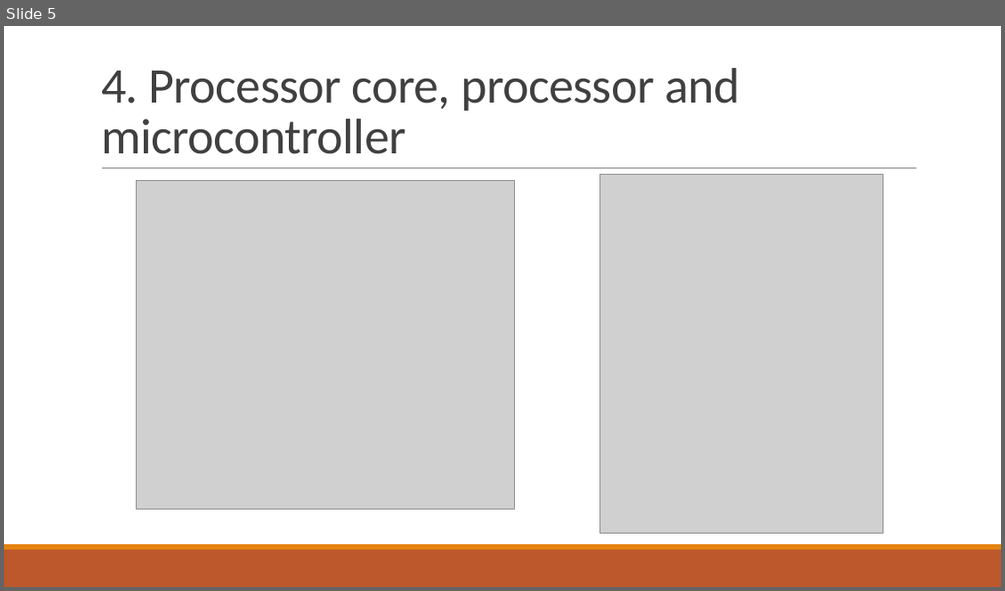
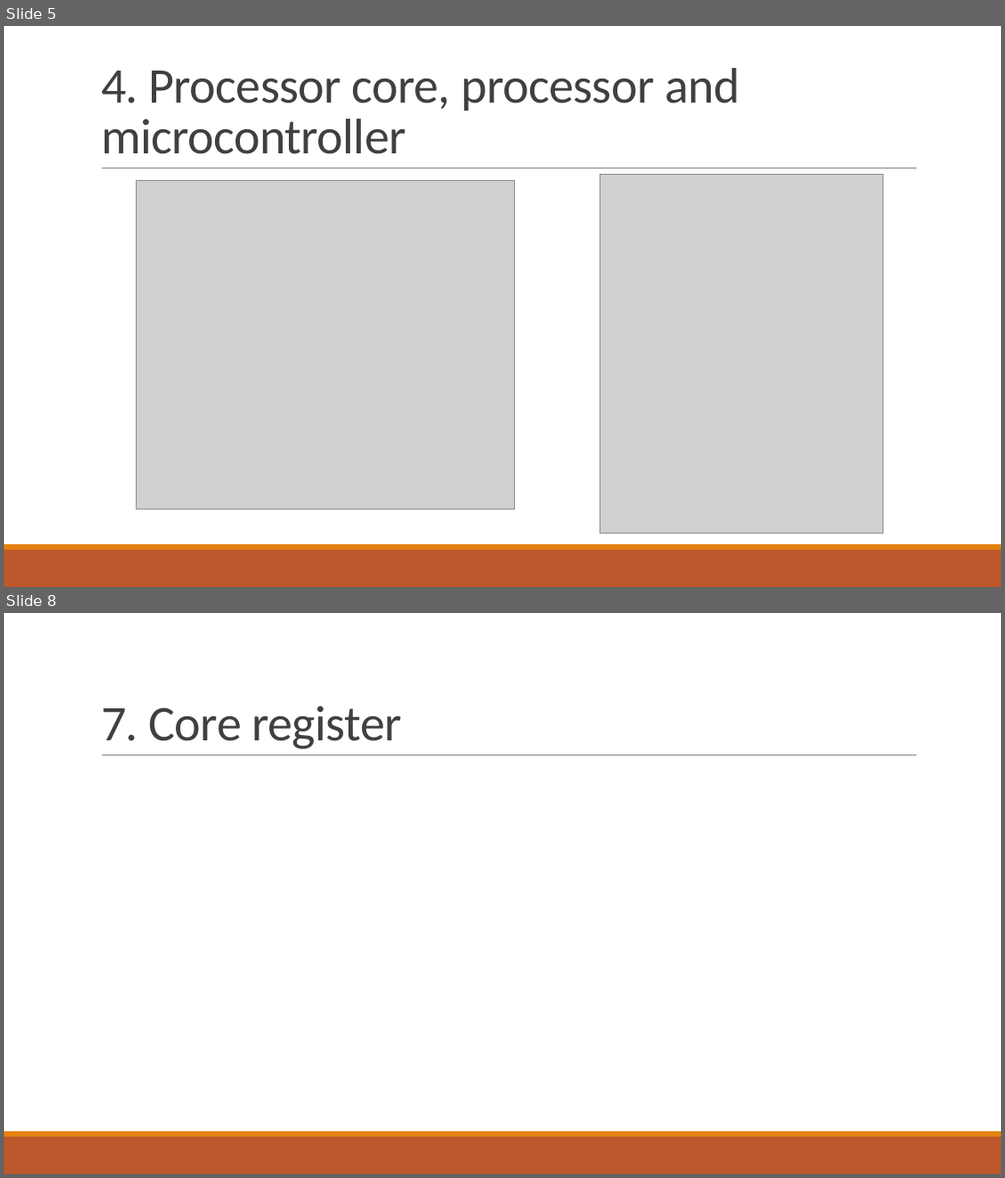
Before and after one commit to trungpowersystem/Musca-B1_bare_metal, a slide deck: Documents/Cortex M33.pptx. Shown one above the other, each under a label of ours: slide 5 before the commit, slides 5 and 8 after it; the slides between them are not shown. The pictures are 1005x591 and 1005x1178 pixels, drawn with LibreOffice and Linux fonts; fonts in the diff are those of the drawing; grey boxes stand for pictures. Boxes give left, top, right and bottom in pixels: in the first picture for what was removed or moved away, otherwise in the second. Text is boxed around its words. In the diff, an @@ line names an element or a change of style, - is before the commit and + after.

```diff
--- a/Documents/Cortex M33.pptx
+++ b/Documents/Cortex M33.pptx
@@ slide 8 added at (4,613,1001,1174), background #FFFFFF; not listed: 3 template elements that a slide beside it also shows @@
@@ title added at (101,706,402,749), 48 pt, text #404040 @@
+7. Core register
```
Also in this commit, not shown: 2 slides changed, 3 other slides added, 48 other files.
